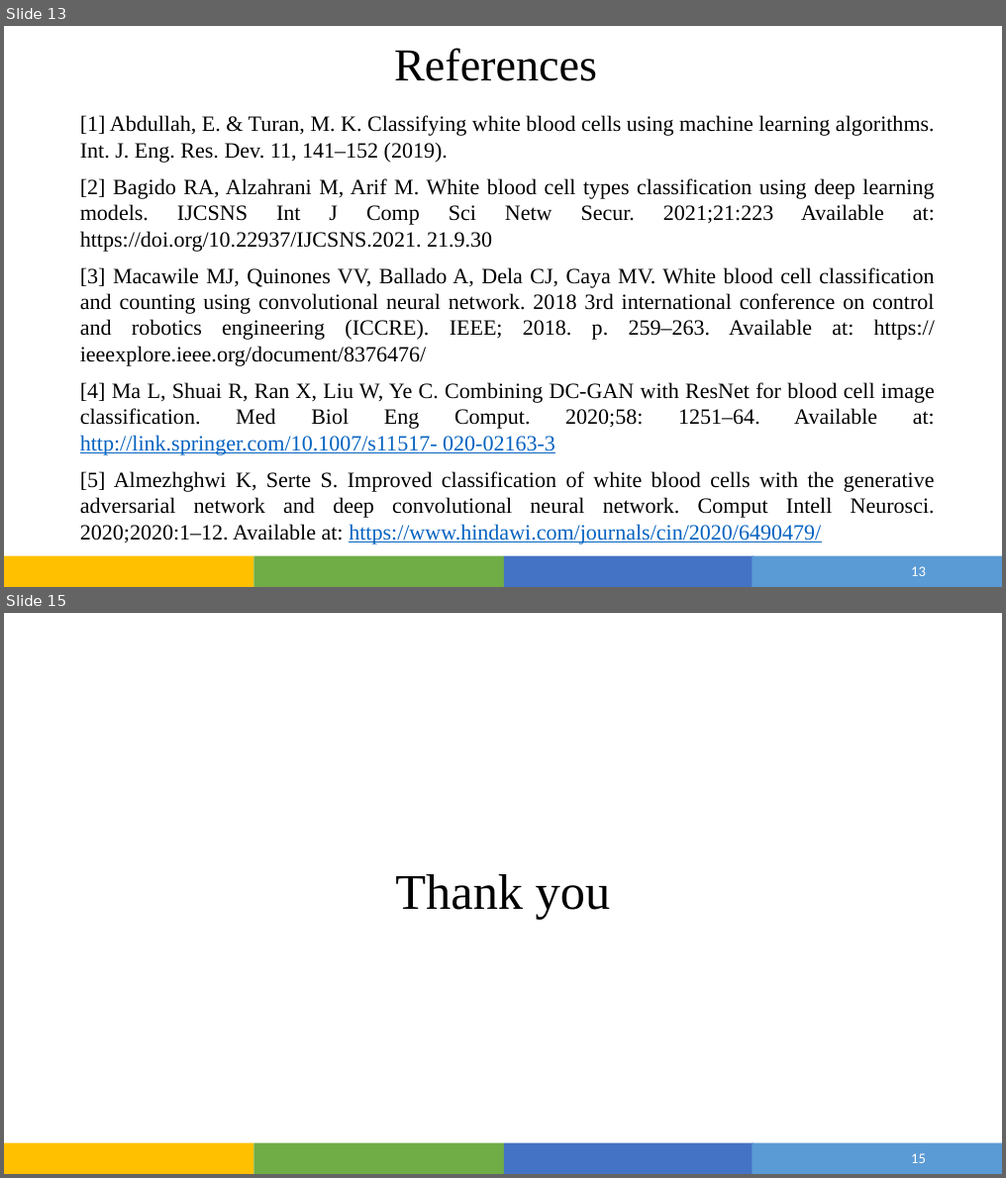
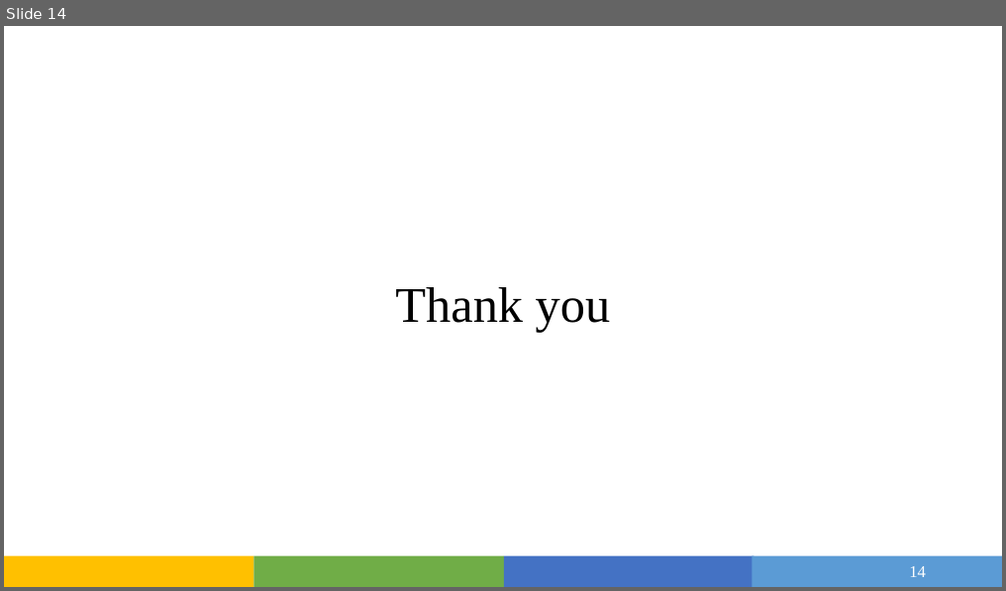
Before and after one commit to Devjethva1111/DeepFake-Voice-Recognition, a slide deck: Seminar/Project_PPT.pptx. Shown one above the other, each under a label of ours: slides 13 and 15 before the commit, slide 14 after it; the slides between them are not shown. The pictures are 1006x1178 and 1006x591 pixels, drawn with LibreOffice and Linux fonts; fonts in the diff are those of the drawing. Boxes give left, top, right and bottom in pixels: in the first picture for what was removed or moved away, otherwise in the second. Text is boxed around its words. In the diff, an @@ line names an element or a change of style, - is before the commit and + after.

```diff
--- a/Seminar/Project_PPT.pptx
+++ b/Seminar/Project_PPT.pptx
@@ slide 13 removed at bbox=[4, 26, 1002, 587], background #FFFFFF; not listed: 4 template elements that a slide beside it also shows @@
@@ title removed at bbox=[394, 48, 597, 81] @@
-References
@@ text removed at bbox=[80, 115, 935, 545] @@
-[1] Abdullah, E. & Turan, M. K. Classifying white blood cells using machine learning algorithms. Int. J. Eng. Res. Dev. 11, 141–152 (2019).
-[2] Bagido RA, Alzahrani M, Arif M. White blood cell types classification using deep learning models. IJCSNS Int J Comp Sci Netw Secur. 2021;21:223 Available at: https://doi.org/10.22937/IJCSNS.2021. 21.9.30
-[3] Macawile MJ, Quinones VV, Ballado A, Dela CJ, Caya MV. White blood cell classification and counting using convolutional neural network. 2018 3rd international conference on control and robotics engineering (ICCRE). IEEE; 2018. p. 259–263. Available at: https:// ieeexplore.ieee.org/document/8376476/
-[4] Ma L, Shuai R, Ran X, Liu W, Ye C. Combining DC-GAN with ResNet for blood cell image classification. Med Biol Eng Comput. 2020;58: 1251–64. Available at: http://link.springer.com/10.1007/s11517- 020-02163-3
-[5] Almezhghwi K, Serte S. Improved classification of white blood cells with the generative adversarial network and deep convolutional neural network. Comput Intell Neurosci. 2020;2020:1–12. Available at: https://www.hindawi.com/journals/cin/2020/6490479/
@@ page number removed at bbox=[911, 567, 926, 576] @@
-13
@@ what was slide 15 is now slide 14 @@
@@ page number at bbox=[909, 567, 926, 577]: text changed; size 14 to 16 pt; font Calibri to Times New Roman @@
-15
+14
```
Also in this commit, not shown: 6 slides changed, 6 slides added, 6 other slides removed, 1 other file.
